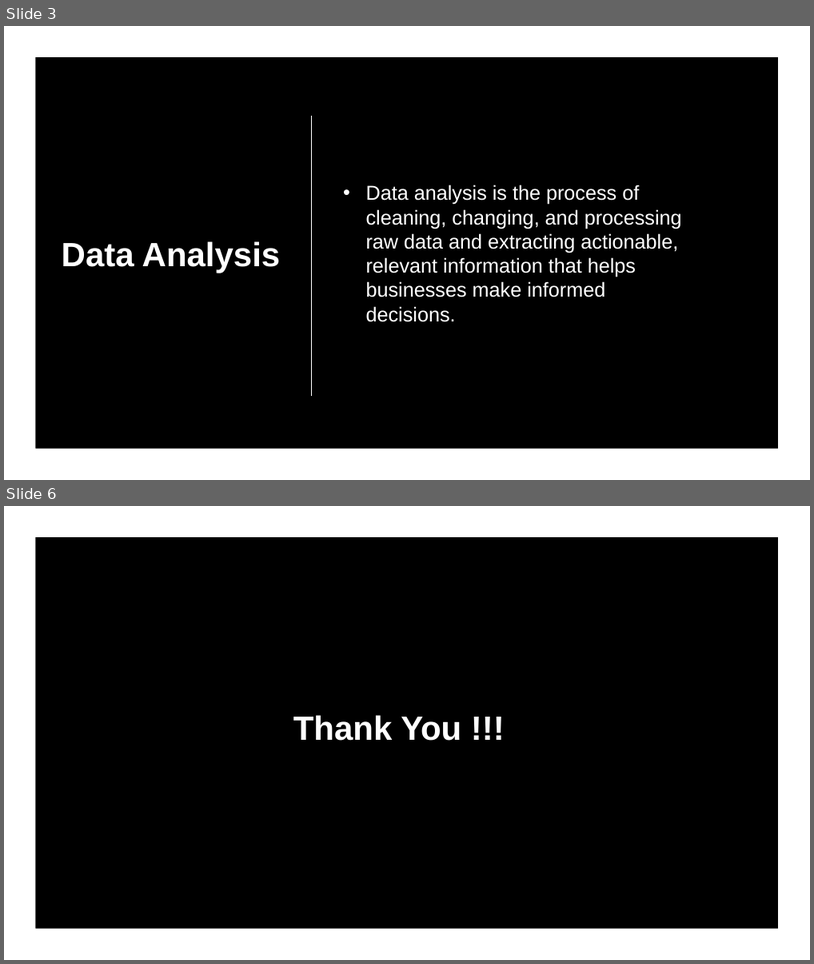
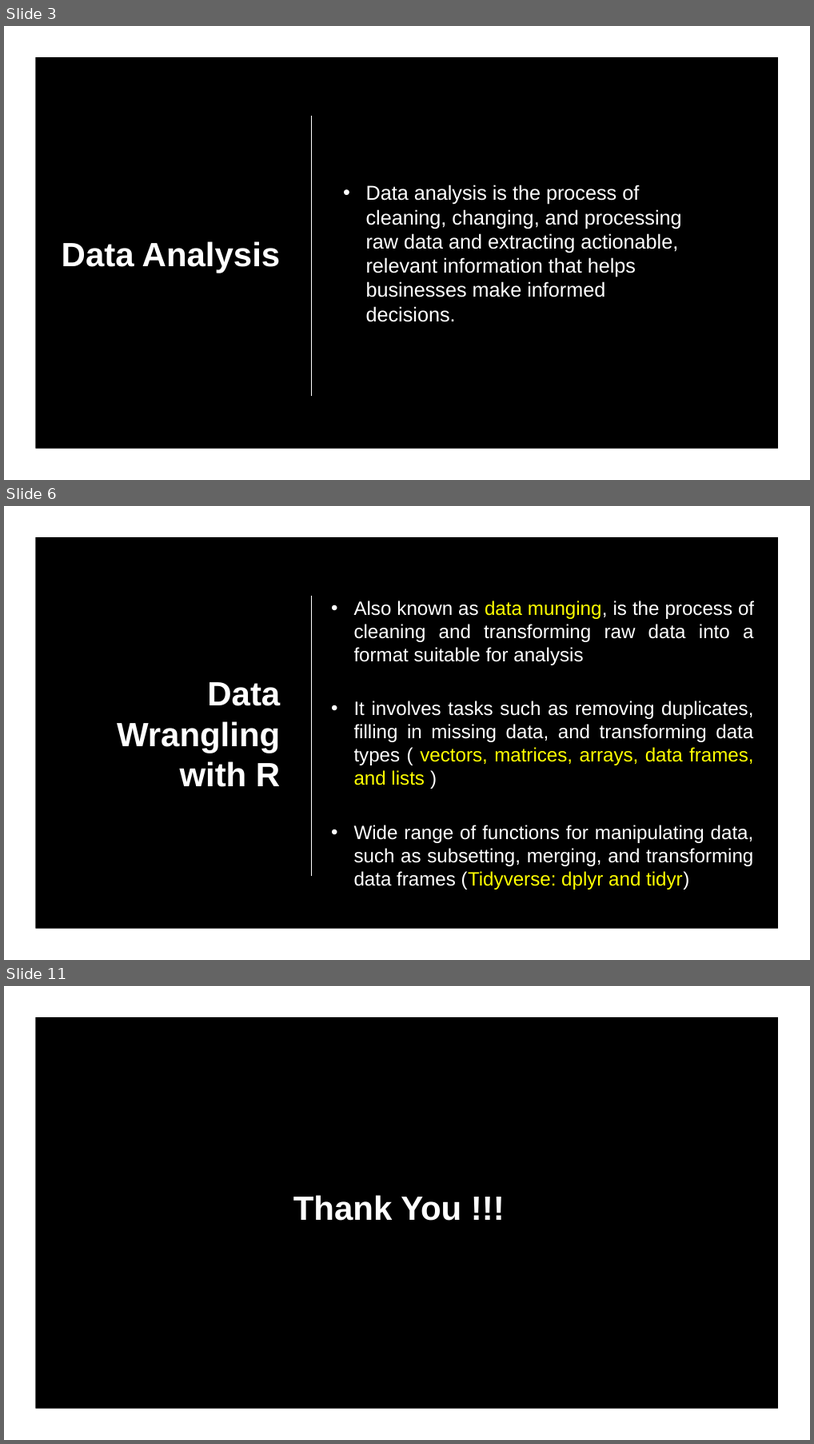
Before and after one commit to ideepankarsharma2003/BCA, a slide deck: MOOCS/PHASE II/Data Analysis with R Programming.pptx. Shown one above the other, each under a label of ours: slides 3 and 6 before the commit, slides 3, 6 and 11 after it; the slides between them are not shown. The pictures are 814x964 and 814x1444 pixels, drawn with LibreOffice and Linux fonts; fonts in the diff are those of the drawing; background and template pictures are left out. Boxes give left, top, right and bottom in pixels: in the first picture for what was removed or moved away, otherwise in the second. Text is boxed around its words. In the diff, an @@ line names an element or a change of style, - is before the commit and + after.

```diff
--- a/MOOCS/PHASE II/Data Analysis with R Programming.pptx
+++ b/MOOCS/PHASE II/Data Analysis with R Programming.pptx
@@ slide 6 added at (x1=4, y1=506, x2=810, y2=960), background picture (left out) @@
@@ freeform shape added at (x1=4, y1=506, x2=810, y2=960), fill #FFFFFF @@
@@ line added from (312, 596) to (312, 876), #FFFFFF 1.25 pt @@
@@ text added at (x1=354, y1=600, x2=754, y2=889), 23 pt, text #FFFFFF @@
+• Also known as data munging, is the process of cleaning and transforming raw data into a format suitable for analysis
+• It involves tasks such as removing duplicates, filling in missing data, and transforming data types ( vectors, matrices, arrays, data frames, and lists )
+• Wide range of functions for manipulating data, such as subsetting, merging, and transforming data frames (Tidyverse: dplyr and tidyr)
@@ title added at (x1=117, y1=682, x2=280, y2=787), 40 pt, text #FFFFFF, bold @@
+Data Wrangling with R
@@ what was slide 6 is now slide 11 @@
```
Also in this commit, not shown: 1 slide changed, 5 other slides added, 1 slide removed, 3 other files.
